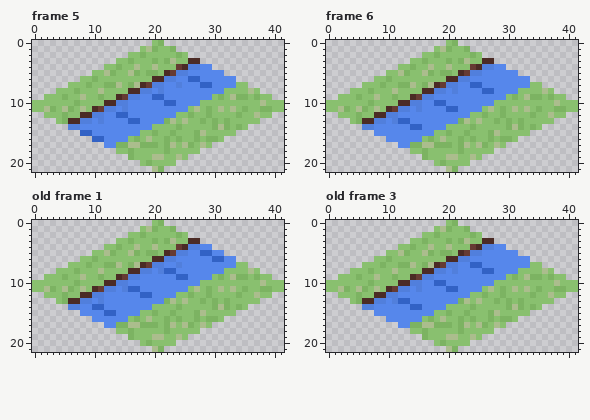
Pixel-art file -- assets/river.aseprite. This is how it looked before the edit.
42x22 pixels, 6 frames. Shown: frame 5, frame 6, old frame 1, old frame 3. The commit also changed other frames, which this record leaves out.
New version:
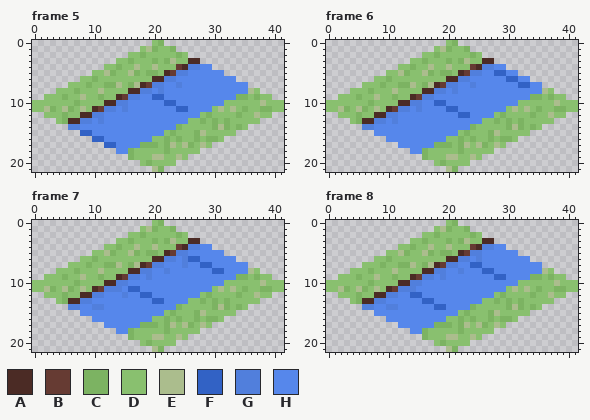
Palette (. is transparent): A #4b2b25  B #663b33  C #7cb362  D #89c06f  E #abbd8d  F #3262c5  G #517fdc  H #5687eb
A new or re-ordered frame is compared with the old frame closest to it.
Difference:
frames 6 -> 11
layer "Waves" added
layer "waves" removed
Changed rows in their new state; - is an unchanged pixel.
Frame 5:
first column x 12:
 6 --------------HH--------
 7 ----------------HH----HH
 8 --------------------HHHH
 9 ------------------HHHH--
10 ----------------HHHH----
11 ------------FFHHHH------
12 --HH--------HHHH--------
13 ----HH----HHHH----------
14 --------HHHH------------
15 ------HHHH--------------
16 ----HHHH----------------
17 FFHHHH------------------
18 --HH--------------------
Frame 6:
first column x 12:
 5 ----------------FF------
 6 ------------------FF----
 7 ------------GH------FFHH
 8 --------------HH----HHHH
 9 ------------------HHHH--
10 ----------------HHHH----
11 --------------HHHH------
12 ----------FFHHHH--------
13 HH--------HHHH----------
14 --HH----HHHH------------
15 ------HHHH--------------
16 ----HHHH----------------
17 --HHHH------------------
18 --HH--------------------
Frame 7 is new; against old frame 1:
first column x 10:
 5 ------------------HH------
 6 ---------------GFF--HH----
 7 --------------HG--FF----HH
 8 -----------HGH------FFHHHH
 9 ---------G----HH----HHHH--
10 ------------------HHHH----
11 ----GH----------HHHH------
12 -----G--------HHHH--------
13 -H--------FFHHHH----------
14 GG--------HHHH------------
15 --HH----HHHH--------------
16 ------HHHH----------------
17 ----HHHH------------------
18 ----HH--------------------
Frame 8 is new; against old frame 3:
first column x 10:
 6 ---------------G----------
 7 ------------------------HH
 8 -----------HG---------HHHH
 9 ---------G--------FFHHHH--
10 --------HH--------HHHH----
11 ----GH----HH----HHHH------
12 ----FF--------HHHH--------
13 -HHH--FF----HHHH----------
14 GG--HH--FFHHHH------------
15 --------HHHH--------------
16 ------HHHH----------------
17 ----HHHH------------------
18 ----HH--------------------
Where, in picture pixels (left, top, right, bottom), the same in both pictures:
changed: (104, 76, 248, 154)
changed: (398, 70, 542, 154)
changed: (92, 250, 248, 334)
changed: (386, 256, 542, 334)
